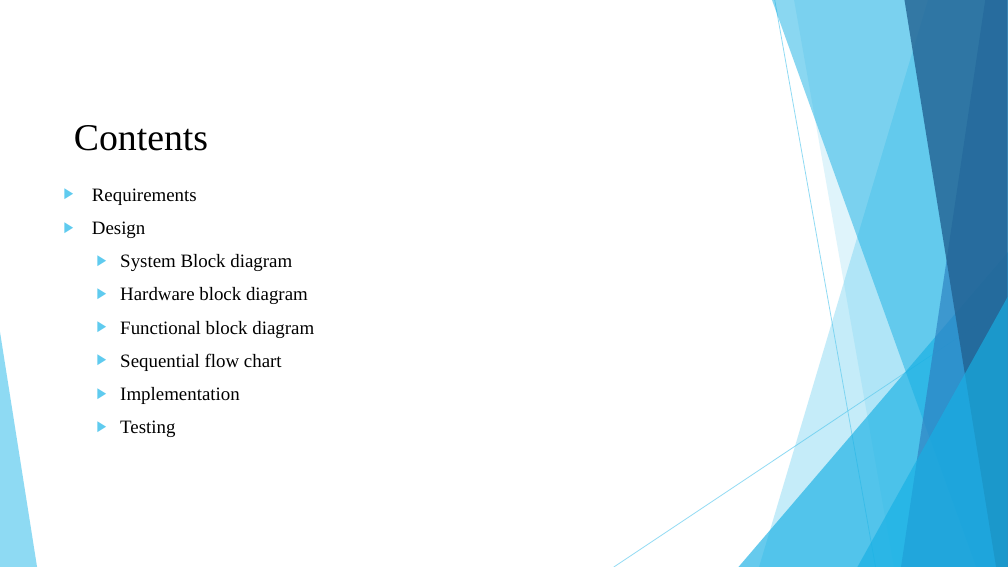
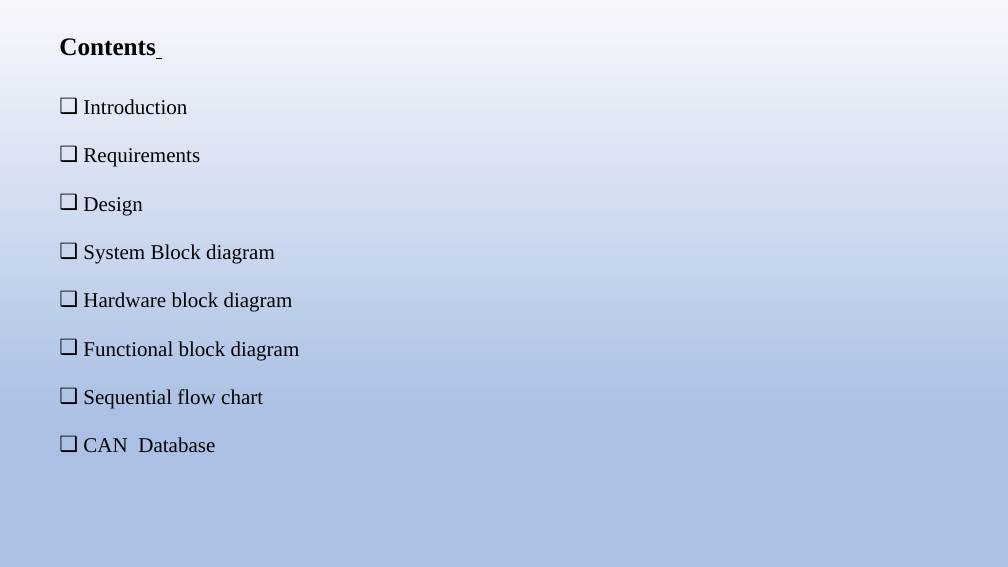
Before and after one commit to SKUP-BATCH4/TEAM-1_WIPER-AND-WASHER, a slide deck: slide 2 of WIPER_AND_WASHER10.pptx. Drawn at 1008x567 pixels with LibreOffice and Linux fonts; fonts in the diff are those of the drawing. Boxes give left, top, right and bottom in pixels: in the first picture for what was removed or moved away, otherwise in the second. Text is boxed around its words. In the diff, an @@ line names an element or a change of style, - is before the commit and + after.

```diff
--- a/WIPER_AND_WASHER10.pptx
+++ b/WIPER_AND_WASHER10.pptx
@@ background #FFFFFF to gradient #F6F8FC to #ABC0E4 to #C7D5ED @@
@@ title "Contents": place and size @@
-title "Contents" at [74, 125, 208, 151]
+title "Contents" at [59, 38, 156, 56]
@@ title "Contents" at [59, 38, 156, 56]: size 36 to 24 pt, bold on; line spacing 1 to 0.9; vertical alignment top to middle @@
@@ text "Introduction": place and size @@
-text "Introduction" at [92, 188, 314, 437]
+text "Introduction" at [83, 99, 300, 453]
@@ text at [83, 99, 187, 115]: paragraph added @@
+❑ Introduction
@@ text at [83, 148, 300, 409]: size 18 to 20 pt in "Requirements", "Design", "System Block diagram", "Hardware block diagram" and 2 more places; bullet ▶ to ❑; line spacing 1 to 1.5; list level 2 to 1 in "System Block diagram"; list level 2 to 1 in "Hardware block diagram"; list level 2 to 1 in "Functional block diagram"; list level 2 to 1 in "Sequential flow chart" @@
@@ group removed at [0, 0, 1008, 567]: 5 freeform shapes, 3 triangles, 2 lines @@
@@ text at [83, 437, 215, 453]: text changed; size 18 to 20 pt @@
-  ▶ Implementation
-  ▶ Testing
+❑ CAN Database
```
Also in this commit, not shown: 12 other slides changed, 3 slides added.
